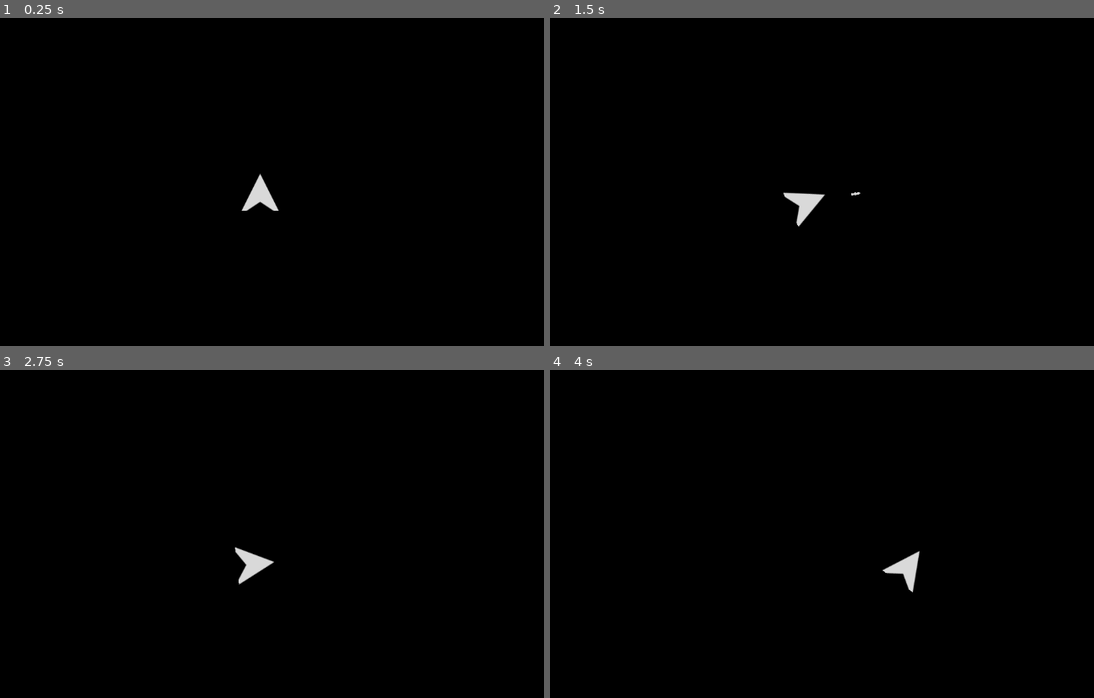
Above: before the commit, frames 1-4 (two rows, left to right).
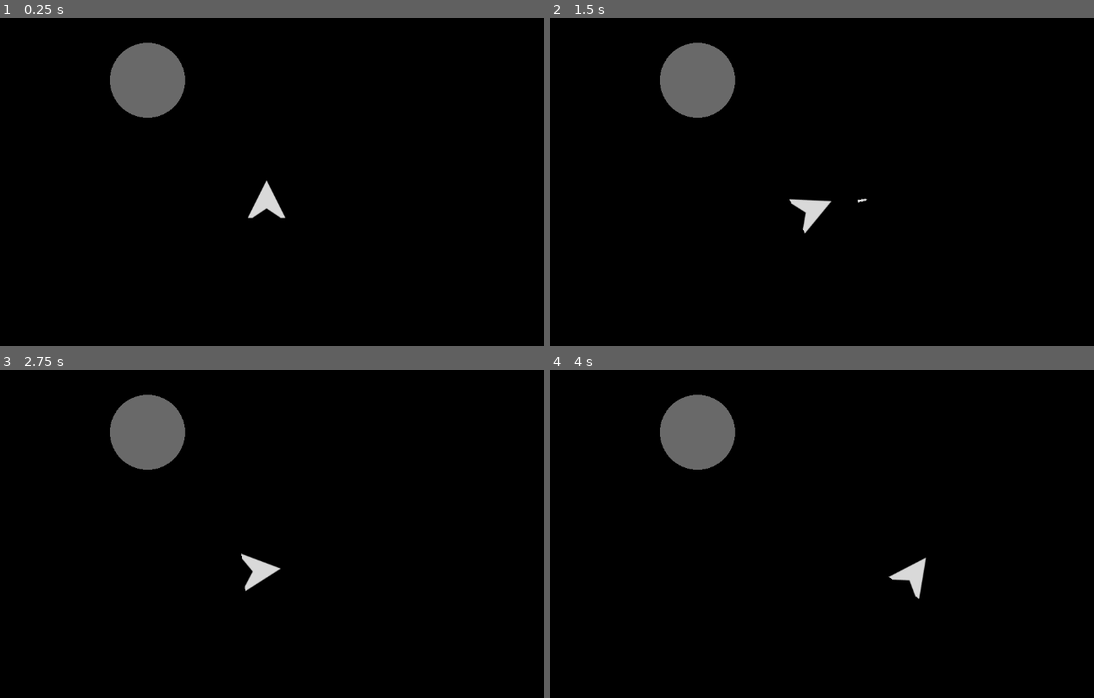
Above: after the commit, the same moments.

Repository: DevlinRocha/asteroids
Game: Godot game, scene res://scenes/main.tscn
Two runs of this game, one before a commit and one after it. Both use one fixed random seed, a clock stepped at 60 frames per second and the inputs below.
Inputs:
- Up to frame 1 (0.25 s): no input
- Up to frame 2 (1.5 s): tap Enter at 0.5 s; hold D (right) 0.53-1.28 s; tap S (decelerate) at 0.6 s; hold A (left) from 1.28 s (still down); tap Space (shoot) at 1.35 s
- Up to frame 3 (2.75 s): release A (left) at 2.03 s; hold D (right) from 2.03 s (still down); tap S (decelerate) at 2.1 s
- Up to frame 4 (4 s): release D (right) at 2.78 s; hold W (accelerate) 2.78-3.53 s; tap Space (shoot) at 2.85 s; hold A (left) from 3.53 s (still down); tap S (decelerate) at 3.6 s

The runs differ from the first frame. In frame 1, 2.9% of the frame differs, in the area x 20-53%, y 7-62%; in frame 2, 3.0%, in the area x 20-59%, y 7-66%; in frame 3, 2.9%; in frame 4, 3.0%.

Commit message:
add player respawning; add game clearing

Diff:
--- a/scenes/main.tscn
+++ b/scenes/main.tscn
@@ -1,8 +1,14 @@
-[gd_scene load_steps=2 format=3 uid="uid://bedi235rdjhmp"]
+[gd_scene load_steps=4 format=3 uid="uid://bedi235rdjhmp"]
 
 [ext_resource type="PackedScene" uid="uid://sid1k1bruikk" path="res://scenes/player.tscn" id="1_go3r2"]
+[ext_resource type="Script" path="res://scripts/main.gd" id="1_ivmiq"]
+[ext_resource type="PackedScene" uid="uid://cbd7vsp0eeex4" path="res://scenes/asteroid.tscn" id="2_rhbfn"]
 
 [node name="Main" type="Node"]
+script = ExtResource("1_ivmiq")
 
 [node name="Player" parent="." instance=ExtResource("1_go3r2")]
-position = Vector2(576, 319.5)
+position = Vector2(576, 324)
+
+[node name="Asteroid" parent="." instance=ExtResource("2_rhbfn")]
+position = Vector2(384, 128)
--- /dev/null
+++ b/scripts/main.gd
@@ -0,0 +1,28 @@
+extends Node
+
+var player_spawn_position: Vector2
+
+func _ready() -> void:
+	player_spawn_position = get_viewport().size / 2
+	wipe("d")
+	respawn_player()
+
+
+func _on_player_hit() -> void:
+	get_tree().create_timer(3).timeout.connect(respawn_player)
+
+
+func respawn_player() -> void:
+	const PLAYER := preload("res://scenes/player.tscn")
+	var new_player := PLAYER.instantiate()
+	new_player.global_position = player_spawn_position
+	new_player.hit.connect(_on_player_hit)
+	add_child(new_player)
+
+
+func wipe(group: String) -> void:
+	for child in get_children():
+		if child is Player: child.queue_free()
+		if group != "all" && !child.is_in_group(group):
+			continue
+		child.queue_free()
--- a/scripts/player.gd
+++ b/scripts/player.gd
@@ -1,11 +1,17 @@
+class_name Player
 extends CharacterBody2D
 
+signal hit
+
+const SPEED = 256.0
+const TURN_SPEED = 2.0
 
 @onready var rocket_launcher: RocketLauncher = $RocketLauncher
 
 
-const SPEED = 256.0
-const TURN_SPEED = 2.0
+func _ready() -> void:
+	if not hit.is_connected(_on_hit):
+		hit.connect(_on_hit)
 
 
 func _physics_process(delta: float) -> void:
@@ -25,3 +31,10 @@
 
 
 	move_and_slide()
+
+
+func _on_hit() -> void:
+	const EXPLOSION := preload("res://effects/explosion.tscn")
+	var new_explosion := EXPLOSION.instantiate()
+	new_explosion.explode(self)
+	queue_free()
